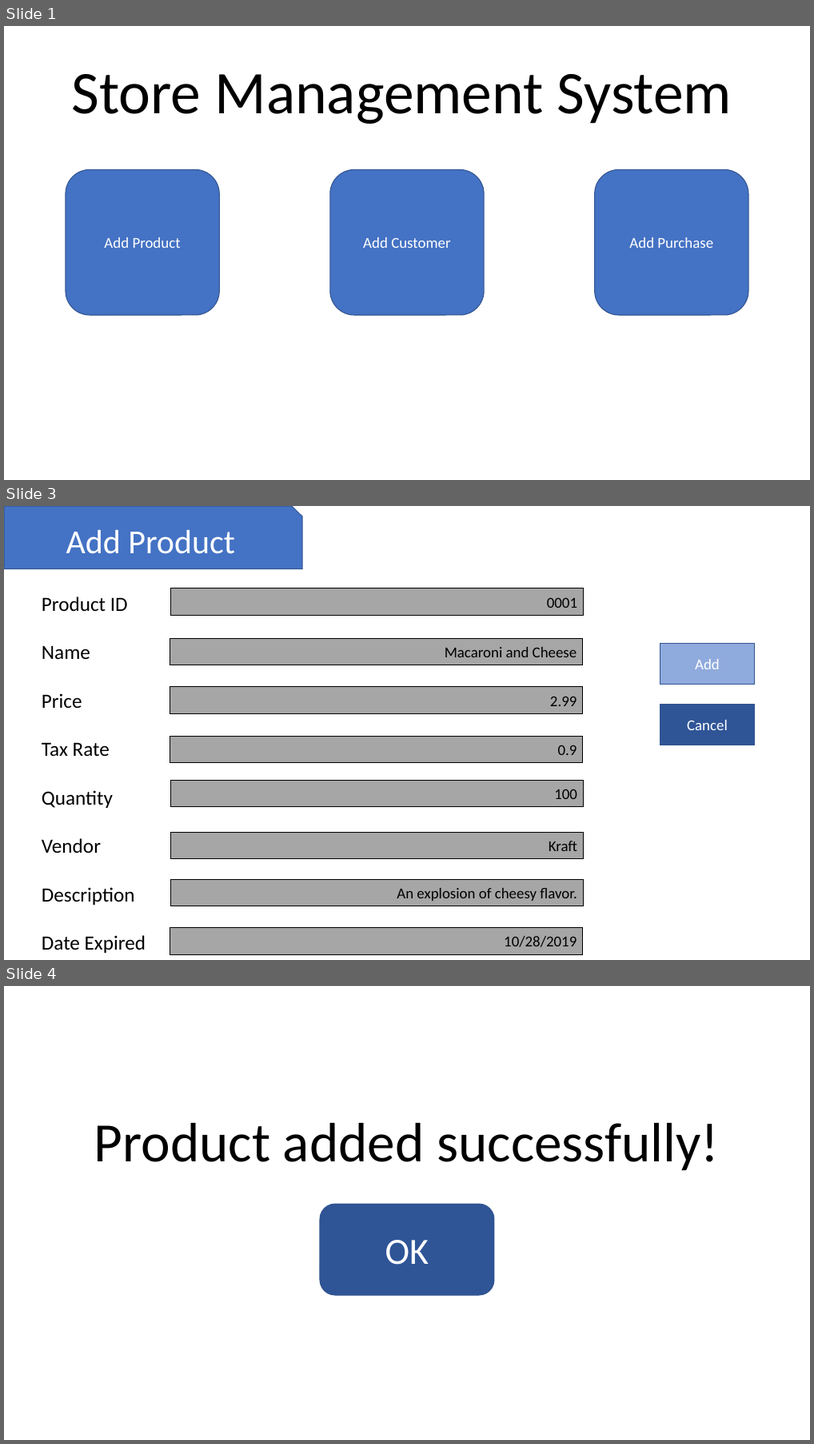
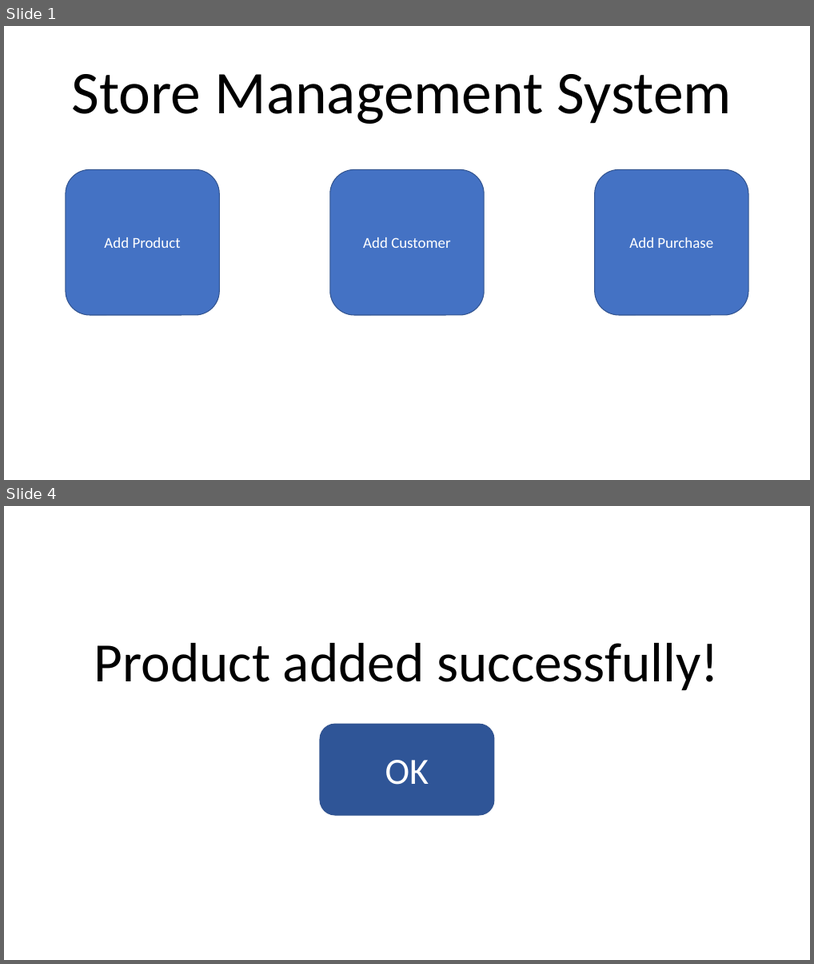
Before and after one commit to connor3johnston/modeling_and_design, a slide deck: Activity6/Activity6.pptx. Shown one above the other, each under a label of ours: slides 1, 3 and 4 before the commit, slides 1 and 4 after it; the slides between them are not shown. The pictures are 814x1444 and 814x964 pixels, drawn with LibreOffice and Linux fonts; fonts in the diff are those of the drawing. Boxes give left, top, right and bottom in pixels: in the first picture for what was removed or moved away, otherwise in the second. Text is boxed around its words. In the diff, an @@ line names an element or a change of style, - is before the commit and + after.

```diff
--- a/Activity6/Activity6.pptx
+++ b/Activity6/Activity6.pptx
@@ slide 3 removed at <box>4,506,810,960</box>, background #FFFFFF @@
@@ snip rect removed at <box>4,506,303,569</box> @@
-Add Product
@@ text removed at <box>42,596,146,952</box> @@
-Product ID
-Name
-Price
-Tax Rate
-Quantity
-Vendor
-Description
-Date Expired
@@ rectangle removed at <box>170,588,583,615</box> @@
-0001
@@ rectangle removed at <box>170,639,583,665</box> @@
-Macaroni and Cheese
@@ rectangle removed at <box>661,643,754,684</box> @@
-Add
@@ rectangle removed at <box>170,687,583,713</box> @@
-2.99
@@ rectangle removed at <box>661,704,754,745</box> @@
-Cancel
@@ rectangle removed at <box>170,736,583,763</box> @@
-0.9
@@ rectangle removed at <box>170,780,583,807</box> @@
-100
@@ rectangle removed at <box>170,832,583,859</box> @@
-Kraft
@@ rectangle removed at <box>170,880,583,906</box> @@
-An explosion of cheesy flavor.
@@ rectangle removed at <box>170,928,583,954</box> @@
-10/28/2019
```
Also in this commit, not shown: 4 slides changed, 7 slides added, 3 other slides removed, 3 other files.
